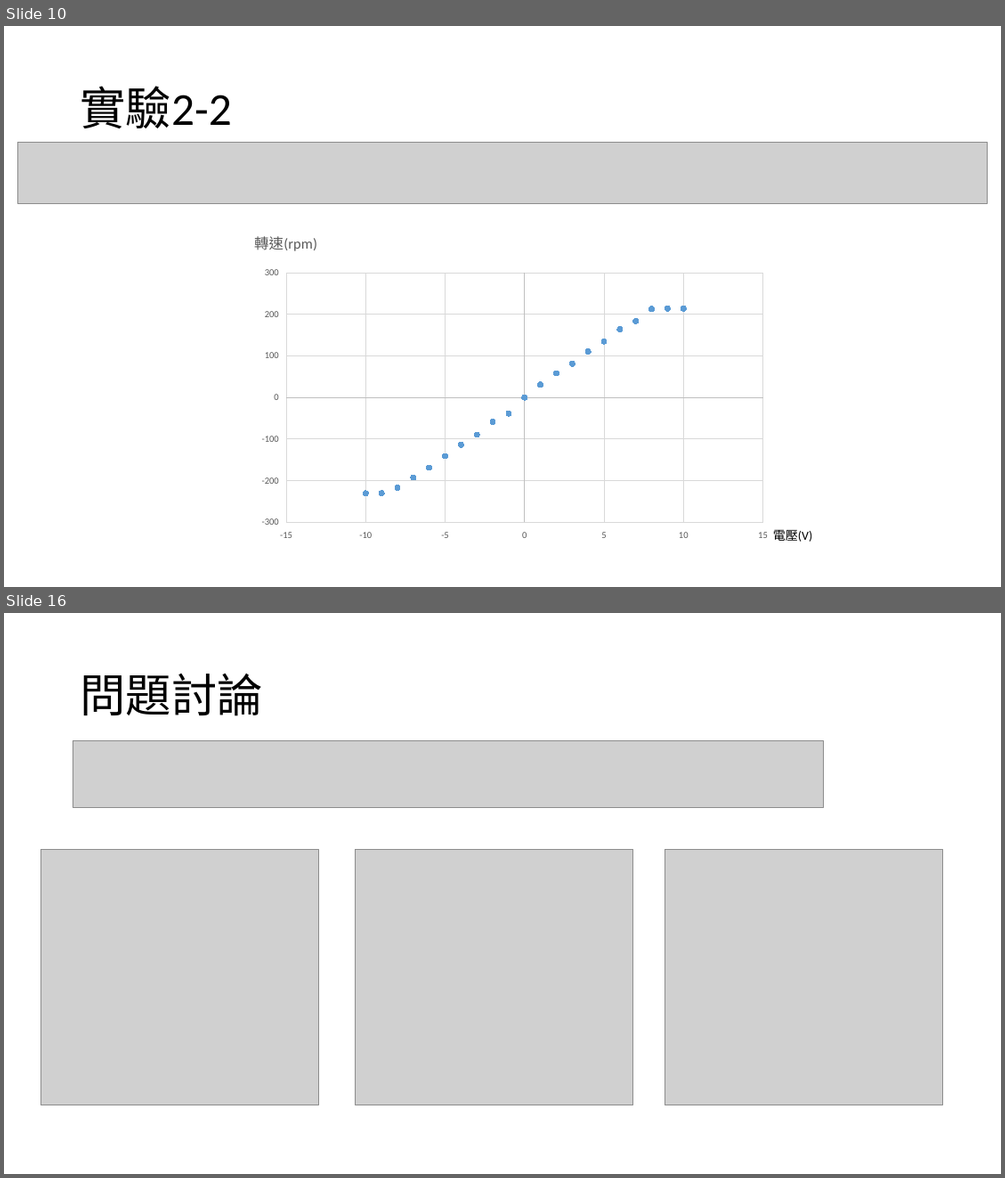
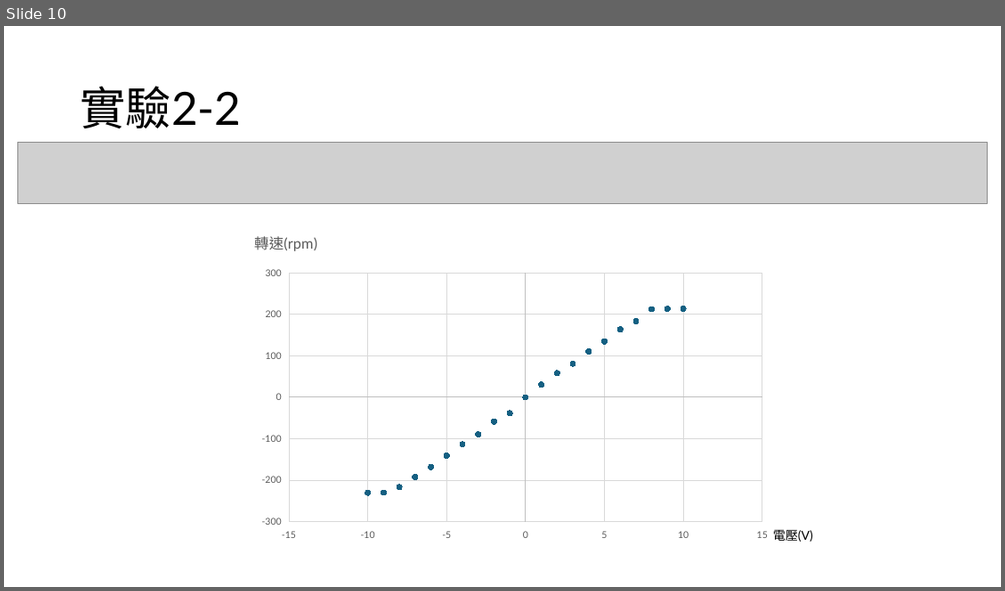
Before and after one commit to yeyi58095/control_lab, a slide deck: 實驗二/presentation/實驗二結報.pptx. Shown one above the other, each under a label of ours: slides 10 and 16 before the commit, slide 10 after it; the slides between them are not shown. The pictures are 1005x1178 and 1005x591 pixels, drawn with LibreOffice and Linux fonts; fonts in the diff are those of the drawing; grey boxes stand for pictures. Boxes give left, top, right and bottom in pixels: in the first picture for what was removed or moved away, otherwise in the second. Text is boxed around its words. In the diff, an @@ line names an element or a change of style, - is before the commit and + after.

```diff
--- a/實驗二/presentation/實驗二結報.pptx
+++ b/實驗二/presentation/實驗二結報.pptx
@@ slide 16 removed at bbox=[4, 613, 1001, 1174], background #FFFFFF @@
@@ title removed at bbox=[80, 674, 262, 716] @@
-問題討論
@@ picture removed at bbox=[73, 741, 824, 807] @@
@@ picture removed at bbox=[40, 850, 318, 1105] @@
@@ picture removed at bbox=[356, 850, 633, 1105] @@
@@ picture removed at bbox=[664, 850, 942, 1105] @@
@@ slide 10 changed as well @@
@@ title "實驗2-2" at bbox=[80, 86, 241, 128]: font Calibri to Lato @@
@@ scatter chart at bbox=[251, 222, 778, 548] @@
@@ colour of Series 1 #5B9BD5 to #156082 @@
@@ category axis changed @@
@@ value axis changed @@
@@ lettering changed @@
@@ text "電壓(V)" at bbox=[773, 529, 813, 541]: font Calibri to Lato @@
```
Also in this commit, not shown: 10 other slides changed, 5 slides added, 5 other slides removed, 1 other file.
